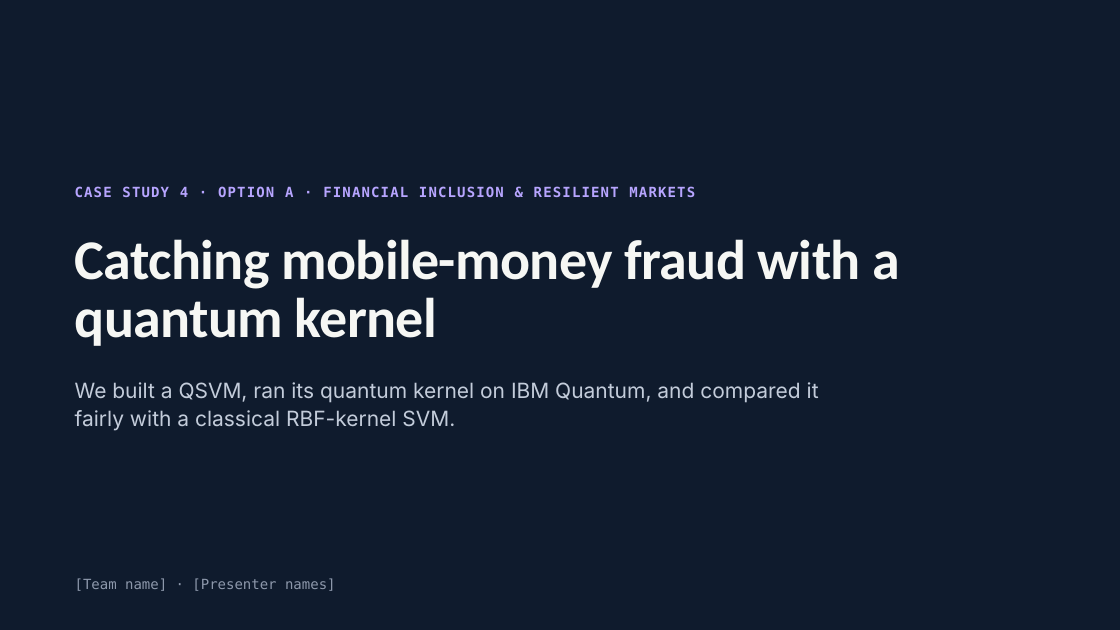
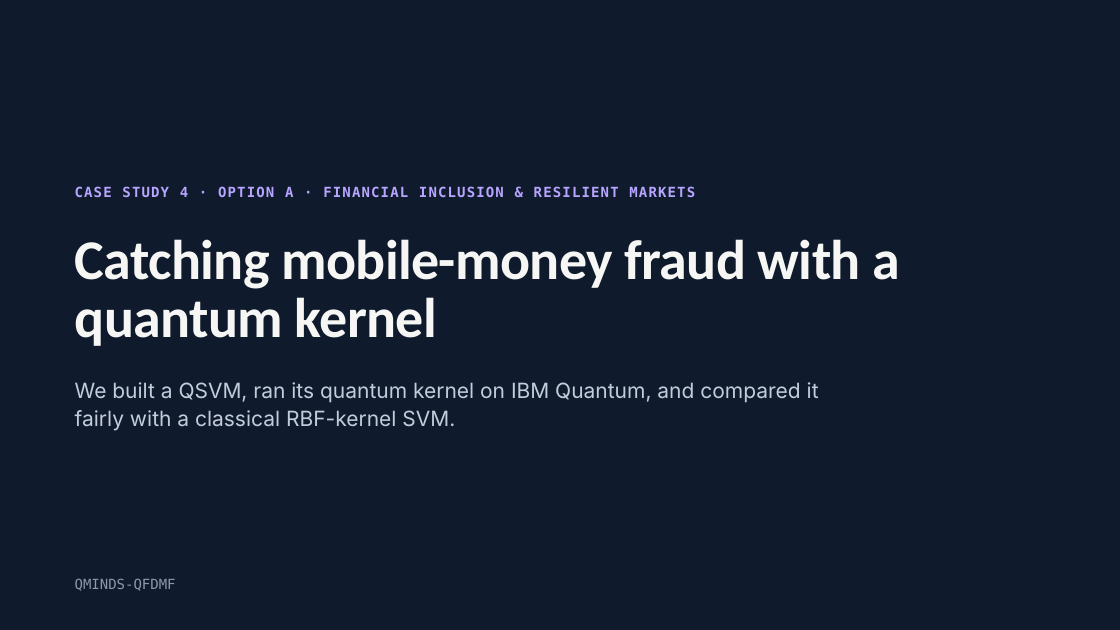
Before and after one commit to mhossain-ibm/Quantum-Heckathon-26-QMinds-QFDMF, a slide deck: slide 1 of QSVM Fraud Detection on IBM Quantum — Architecture-updated.pptx. Drawn at 1120x630 pixels with LibreOffice and Linux fonts; fonts in the diff are those of the drawing. Boxes give left, top, right and bottom in pixels: in the first picture for what was removed or moved away, otherwise in the second. Text is boxed around its words. In the diff, an @@ line names an element or a change of style, - is before the commit and + after.

```diff
--- a/QSVM Fraud Detection on IBM Quantum — Architecture-updated.pptx
+++ b/QSVM Fraud Detection on IBM Quantum — Architecture-updated.pptx
@@ text at [75, 578, 176, 591]: text changed @@
-[Team name] · [Presenter names]
+QMINDS-QFDMF
```
Also in this commit, not shown: 1 slide added, 1 slide removed.
